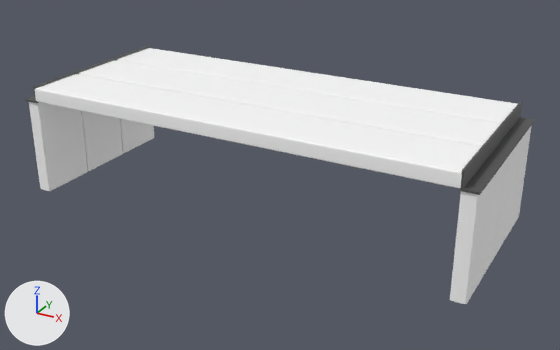
An edit to the FBX model unity/Assets/FBX/table_01.fbx, drawn before and after from the same camera.
Rendered twice from a 50 mm camera at (0.0987, -0.1741, 0.0959) aimed at (0.0036, -0.0013, 0.0095). The axes (+X, +Y, +Z) are drawn at lower left. The lights are the same throughout. Where no turn or scale is listed for an object, it has been applied to the vertices.

Script lines for the objects in view, before the commit:
```python
ob_tableleft_brace01 = bpy.data.objects.new('tableLeft_brace01', me_mesh_010)
ob_tableleft_brace01.parent = ob_table_group
ob_tableleft_brace01.location = (3.513, 1.761, -0.1)
ob_tableleft_brace01.rotation_euler = (-3.142, 0.0, 0.0)  # degrees (-180, 0, 0)
ob_tableleft_brace01.scale = (-1.0, -1.0, -101.0)
ob_tableleft_plank02 = bpy.data.objects.new('tableLeft_plank02', me_mesh_007)
ob_tableleft_plank02.location = (0.0622, 0.0, 0.0136)
ob_tableleft_plank03 = bpy.data.objects.new('tableLeft_plank03', me_mesh_006)
ob_tableleft_plank03.location = (0.0622, 0.0169, 0.0136)
ob_tableright_brace01 = bpy.data.objects.new('tableRight_brace01', me_mesh_009)
ob_tableright_brace01.location = (-0.0606, 0.0017, 0.0304)
ob_tableright_plank01 = bpy.data.objects.new('tableRight_plank01', me_mesh_005)
ob_tableright_plank01.location = (-0.0622, -0.017, 0.0136)
ob_tableright_plank02 = bpy.data.objects.new('tableRight_plank02', me_mesh_004)
ob_tableright_plank02.location = (-0.0622, 0.0, 0.0136)
ob_tableright_plank03 = bpy.data.objects.new('tableRight_plank03', me_mesh_003)
ob_tableright_plank03.location = (-0.0622, 0.0169, 0.0136)
ob_tabletop_plank02 = bpy.data.objects.new('tableTop_plank02', me_mesh_001)
ob_tabletop_plank02.location = (-0.0004, 0.0, 0.0295)
ob_tabletop_plank03 = bpy.data.objects.new('tableTop_plank03', me_mesh)
ob_tabletop_plank03.location = (-0.0004, 0.0174, 0.0295)
# also in view: 'tableTop_plank01' at (0.0, -0.0174, 0.0295); 'tableLeft_plank01' at (0.0622, -0.017, 0.0136)
```
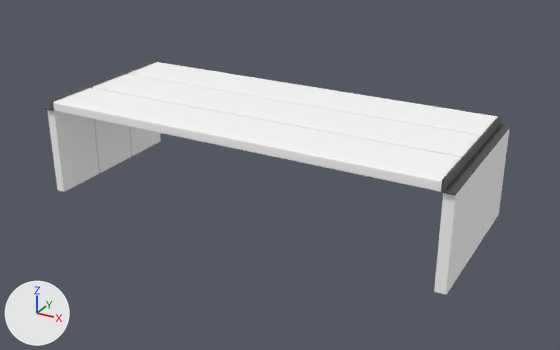
ob_table_group is not drawn itself; it is the parent of ob_tableleft_brace01.

Where the newer file only moved an object's origin or applied its transform, the numbers keep the older frame.

The edits, one by one:
me_mesh_004 has 32 vertices, 16 faces and spans x -0.002..0.002, y -0.0084..0.0084, z -0.0137..0.0137.
me_mesh_004 is used by ob_tableright_plank02; location (-0.0622, 0.0, 0.0136).
me_mesh_004 part 3: the whole mesh is scaled about its middle by (0.733, 0.928, 0.928), then moved by (0.0045, 0.0, -0.001).
me_mesh_005 has 32 vertices, 16 faces and spans x -0.002..0.002, y -0.0084..0.0084, z -0.0137..0.0137.
me_mesh_005 is used by ob_tableright_plank01; location (-0.0622, -0.017, 0.0136).
me_mesh_005 part 6: the whole mesh is scaled about its middle by (0.733, 0.928, 0.928), then moved by (0.0045, 0.0012, -0.001).
me_mesh_001 has 32 vertices, 16 faces and spans x -0.0601..0.0607, y -0.0084..0.0084, z -0.002..0.002.
me_mesh_001 is used by ob_tabletop_plank02; location (-0.0004, 0.0, 0.0295).
me_mesh_001 part 1: the whole mesh is scaled about its middle by (0.928, 0.928, 0.681), then moved by (0.0, 0.0, -0.0031).
me_mesh_006 has 32 vertices, 16 faces and spans x -0.002..0.002, y -0.0084..0.0084, z -0.0137..0.0137.
me_mesh_006 is used by ob_tableleft_plank03; location (0.0622, 0.0169, 0.0136).
me_mesh_006 part 4: the whole mesh is scaled about its middle by (0.77, 0.928, 0.928), then moved by (-0.0047, -0.0012, -0.001).
me_mesh_008 has 32 vertices, 16 faces and spans x -0.002..0.002, y -0.0084..0.0084, z -0.0137..0.0137.
me_mesh_008 is used by ob_tableleft_plank01; location (0.0622, -0.017, 0.0136).
me_mesh_008 part 8: the whole mesh is scaled about its middle by (0.77, 0.928, 0.928), then moved by (-0.0047, 0.0012, -0.001).
me_mesh_007 has 32 vertices, 16 faces and spans x -0.002..0.002, y -0.0084..0.0084, z -0.0137..0.0137.
me_mesh_007 is used by ob_tableleft_plank02; location (0.0622, 0.0, 0.0136).
me_mesh_007 part 2: the whole mesh is scaled about its middle by (0.77, 0.928, 0.928), then moved by (-0.0047, 0.0, -0.001).
me_mesh_002 has 32 vertices, 16 faces and spans x -0.0601..0.0607, y -0.0084..0.0084, z -0.002..0.002.
me_mesh_002 is used by ob_tabletop_plank01; location (-0.0004, -0.0174, 0.0295).
me_mesh_002 part 9: the whole mesh is scaled about its middle by (0.928, 0.928, 0.681), then moved by (0.0, 0.0013, -0.0031).
me_mesh has 32 vertices, 16 faces and spans x -0.0601..0.0607, y -0.0084..0.0084, z -0.002..0.002.
me_mesh is used by ob_tabletop_plank03; location (-0.0004, 0.0174, 0.0295).
me_mesh part 7: the whole mesh is scaled about its middle by (0.928, 0.928, 0.681), then moved by (0.0, -0.0013, -0.0031).
me_mesh_003 has 32 vertices, 16 faces and spans x -0.002..0.002, y -0.0084..0.0084, z -0.0137..0.0137.
me_mesh_003 is used by ob_tableright_plank03; location (-0.0622, 0.0169, 0.0136).
me_mesh_003 part 5: the whole mesh is scaled about its middle by (0.733, 0.928, 0.928), then moved by (0.0045, -0.0012, -0.001).
Mesh me_mesh_010_1 is new.
It has 40 vertices, 38 faces and spans x -0.0028..0.0004, y -0.026..0.0228, z -0.0026..0.0006.
It uses material mat_black (dark grey #535353).
Object 'tableLeft_brace01' (ob_tableleft_brace01) moves from (3.513, 1.761, -0.1) to (3.513, 1.737, -0.1).
Object 'tableRight_brace01' (ob_tableright_brace01) is deleted.
Object 'table_group' (ob_table_group) is rescaled from (0.0173, 0.0173, 0.0173) to (0.016, 0.016, 0.016).
Object 'tableLeft_brace02' (ob_tableleft_brace02) is new; it shows me_mesh_010_1.
Its location is (-0.0563, 0.0016, 0.0278).

Where the change shows, as pixel boxes (x1, y1, x2, y2) in the pictures (560 x 350 px):
'tableTop_plank01', mesh rescaled (8% narrower, 9% shorter): before (35, 74, 481, 189); after (53, 88, 462, 192)
'tableTop_plank02', mesh rescaled (8% narrower): before (79, 60, 500, 147); after (92, 74, 481, 157)
'tableTop_plank03', mesh rescaled (7% narrower): before (117, 48, 517, 124); after (127, 62, 497, 135)
'tableLeft_plank01', mesh rescaled (12% narrower, 7% shorter): before (450, 171, 498, 304); after (434, 170, 476, 294)
'tableRight_plank01', mesh rescaled (12% narrower, 8% shorter): before (29, 102, 88, 191); after (47, 110, 99, 192)
'tableLeft_brace01', rescaled, moved (13% shorter): before (460, 101, 534, 195); after (441, 114, 511, 196)
'tableLeft_plank02', mesh rescaled (6% narrower): before (486, 147, 516, 270); after (466, 148, 494, 264)
'tableLeft_plank03', mesh rescaled: before (504, 125, 532, 240); after (483, 128, 510, 237)
'tableRight_plank02', mesh rescaled (12% narrower, 10% shorter): before (81, 111, 123, 171); after (94, 119, 131, 173)
'tableRight_plank03', mesh rescaled (11% shorter): before (120, 119, 154, 153); after (129, 126, 161, 156)
'tableRight_brace01', deleted: before (25, 46, 150, 103)
'tableLeft_brace02', added: after (44, 59, 158, 111)
